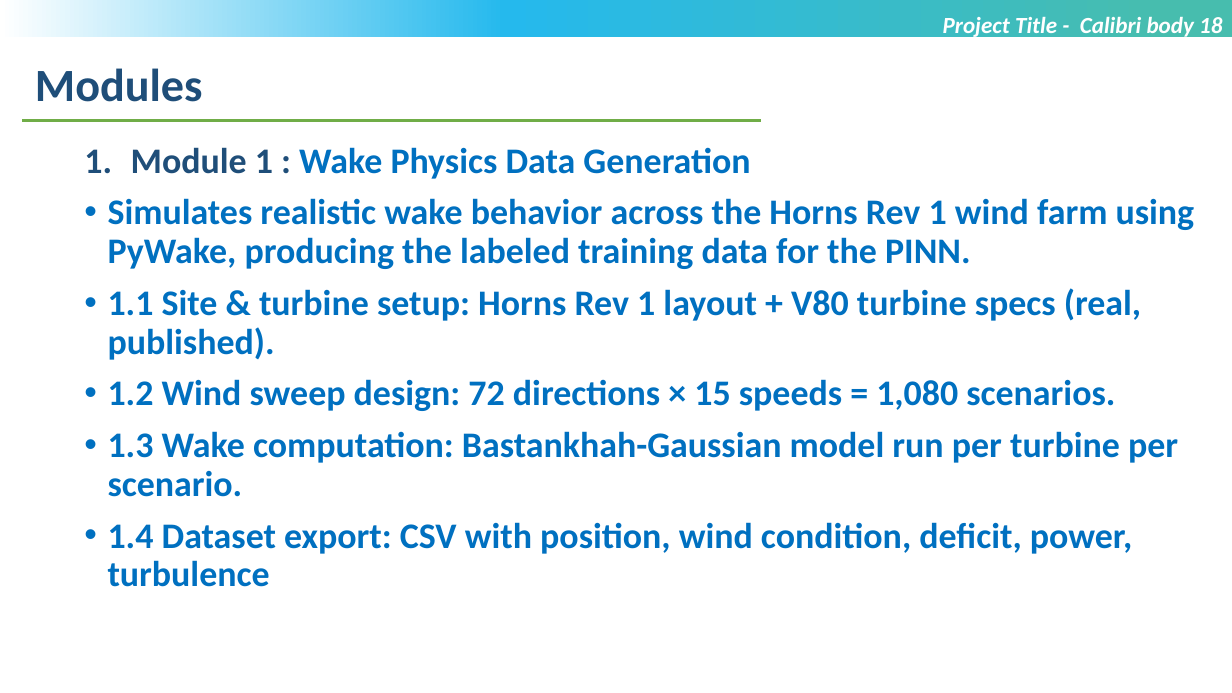
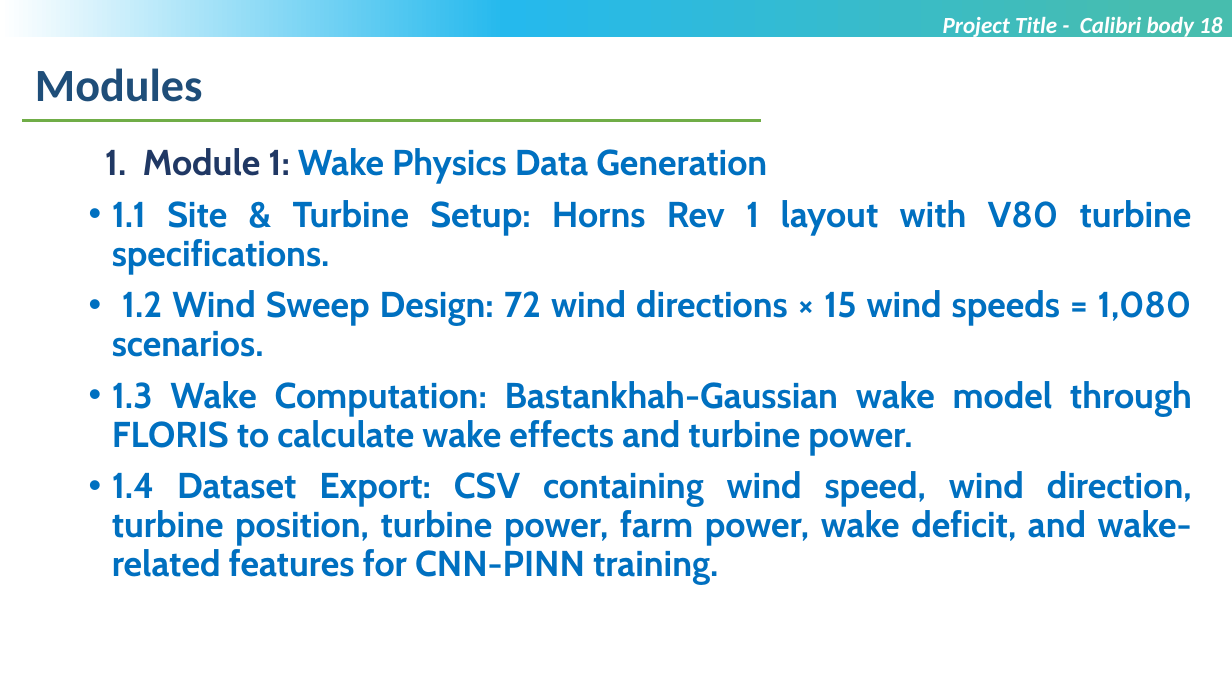
Before and after one commit to SWETHASONA001/LTM_PROEJCT_1, a slide deck: slide 10 of MTech_Project_PPT_Template_V1.pptx (slide 8 before the commit). Drawn at 1232x693 pixels with LibreOffice and Linux fonts; fonts in the diff are those of the drawing; background and template pictures are left out. Boxes give left, top, right and bottom in pixels: in the first picture for what was removed or moved away, otherwise in the second. Text is boxed around its words. In the diff, an @@ line names an element or a change of style, - is before the commit and + after.

```diff
--- a/MTech_Project_PPT_Template_V1.pptx
+++ b/MTech_Project_PPT_Template_V1.pptx
@@ text at (x1=105, y1=148, x2=1192, y2=585): text changed; font Calibri to Cabin @@
-1. Module 1 : Wake Physics Data Generation
-• Simulates realistic wake behavior across the Horns Rev 1 wind farm using PyWake, producing the labeled training data for the PINN.
-• 1.1 Site & turbine setup: Horns Rev 1 layout + V80 turbine specs (real, published).
-• 1.2 Wind sweep design: 72 directions × 15 speeds = 1,080 scenarios.
-• 1.3 Wake computation: Bastankhah-Gaussian model run per turbine per scenario.
-• 1.4 Dataset export: CSV with position, wind condition, deficit, power, turbulence
+1. Module 1: Wake Physics Data Generation
+• 1.1 Site & Turbine Setup: Horns Rev 1 layout with V80 turbine specifications.
+• 1.2 Wind Sweep Design: 72 wind directions × 15 wind speeds = 1,080 scenarios.
+• 1.3 Wake Computation: Bastankhah-Gaussian wake model through FLORIS to calculate wake effects and turbine power.
+• 1.4 Dataset Export: CSV containing wind speed, wind direction, turbine position, turbine power, farm power, wake deficit, and wake-related features for CNN-PINN training.
```
Also in this commit, not shown: 9 other slides changed, 19 slides added, 3 slides removed.
